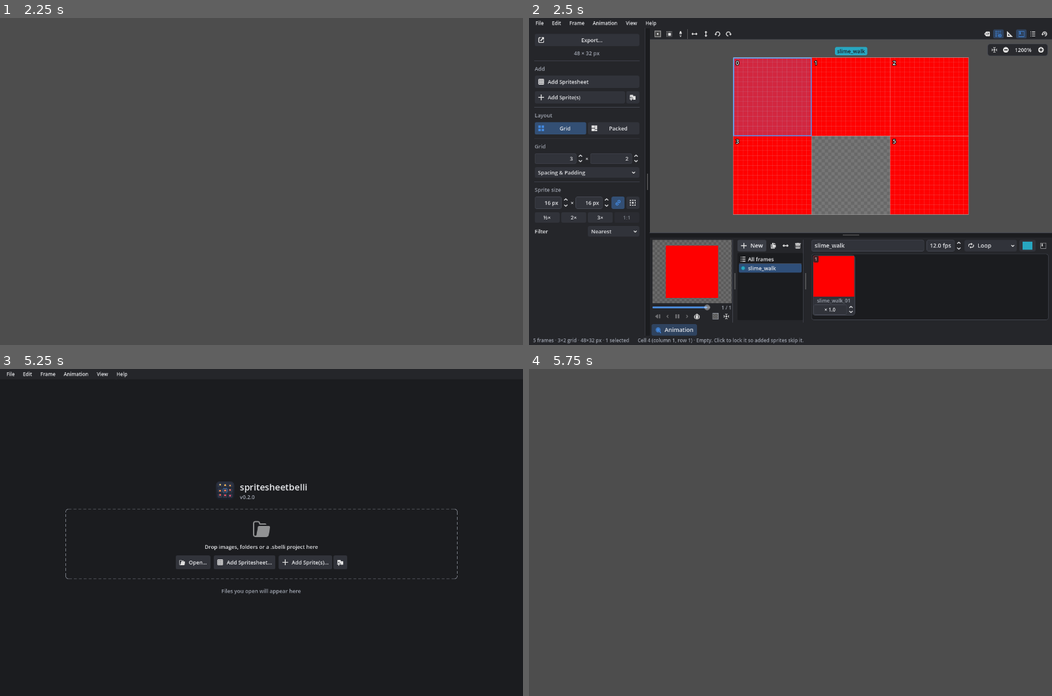
Above: before the commit, frames 1-4 (two rows, left to right).
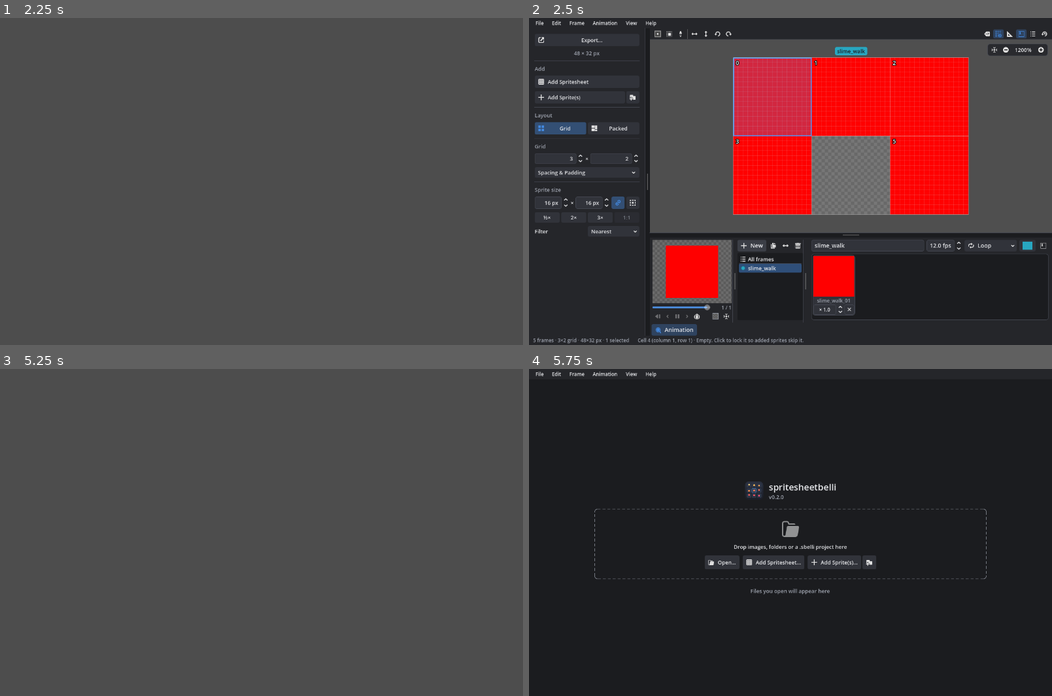
Above: after the commit, the same moments.

Repository: caleb-tognoli/spritesheetbelli
Game: Godot game, scene res://tests/test_runner.tscn
Same seed, same stepped clock (60 frames per second), same inputs: the game is played once before the commit and once after it. This scene is started directly instead of the project's main scene.
Inputs (mouse positions are in pixels of both pictures, inside the frame that each line leads up to):
- Up to frame 1 (2.25 s): tap Enter (ui_accept) at 0.5 s; drag from (324, 174) to (313, 109) at 0.52 s; drag from (324, 174) to (235, 246) at 1.27 s; click "New" at 2 s
- Up to frame 2 (2.5 s): no input
- Up to frame 3 (5.25 s): click "New" at 2.75 s; tap Enter (ui_accept) at 3.5 s; move the mouse to (313, 460) at 3.52 s; hold Right (ui_right) 3.53-4.25 s; tap V (flip_v) at 3.6 s; click (313, 460) at 3.67 s; drag from (235, 597) to (104, 483) at 4.27 s; move the mouse to (418, 581) at 5.02 s; hold Left (ui_left) from 5.03 s (still down); tap K (pin_toggle) at 5.1 s; click (418, 581) at 5.17 s
- Up to frame 4 (5.75 s): keep holding Left (ui_left); tap Enter (ui_accept) at 5.27 s

Frame 1 is identical in both runs. In frame 2, less than 0.1% of the frame differs, in the area x 54-62%, y 72-91%; in frame 3, 100%, in the area x 0-100%, y 0-100%; in frame 4, 100%.

Commit message:
Timeline selection rework

Diff:
--- a/scripts/ui/app_theme.gd
+++ b/scripts/ui/app_theme.gd
@@ -315,22 +315,34 @@
 	]:
 		theme.set_stylebox("panel", entry[0], entry[1])
 		theme.set_type_variation(entry[0], "PanelContainer")
-	# Over a frame's picture: its place in the animation and the button to take it out
+	# Behind a frame's picture, so the tile's colour only frames it, however narrow it is
+	theme.set_type_variation(&"TimelineWell", "Panel")
+	theme.set_stylebox("panel", &"TimelineWell", _box(p.background, 4))
+	# The label under it, readable on the selection
+	theme.set_type_variation(&"TimelineLabelSelected", &"StatusLabel")
+	theme.set_color("font_color", &"TimelineLabelSelected", p.selected_text)
+	# How many frames are dragged, over their pictures
 	theme.set_type_variation(&"TimelineBadge", "Label")
 	theme.set_stylebox(
 		"normal", &"TimelineBadge", _box(Color(p.surface, 0.85), 3, Vector4(3, 0, 3, 0))
 	)
 	theme.set_font_size("font_size", &"TimelineBadge", 11)
 	theme.set_color("font_color", &"TimelineBadge", p.text)
+	# The button taking a frame out, beside its duration and outlined like it, since a
+	# button's own fill is the tile's
 	theme.set_type_variation(&"TimelineRemoveButton", "Button")
-	var remove_margins := Vector4(1, 1, 1, 1)
-	for state: String in ["normal", "focus", "disabled"]:
-		theme.set_stylebox(
-			state, &"TimelineRemoveButton", _box(Color(p.surface, 0.85), 3, remove_margins)
-		)
-	for state: String in ["hover", "pressed", "hover_pressed"]:
-		theme.set_stylebox(state, &"TimelineRemoveButton", _box(p.hover, 3, remove_margins))
+	for entry: Array in [
+		[["normal", "focus", "disabled"], p.raised],
+		[["hover"], p.hover],
+		[["pressed", "hover_pressed"], Color(p.accent, 0.35)],
+	]:
+		for state: String in entry[0]:
+			theme.set_stylebox(
+				state, &"TimelineRemoveButton", _box(entry[1], 4, Vector4(6, 1, 6, 1), p.border, 1)
+			)
 	theme.set_constant("icon_max_width", &"TimelineRemoveButton", 12)
+	# No room for text it doesn't have
+	theme.set_constant("h_separation", &"TimelineRemoveButton", 0)
 	# Floating panels of fields look like menus, with room around the fields
 	theme.set_stylebox(
 		"panel", "PopupPanel", _box(p.surface, 6, Vector4(12, 10, 12, 10), p.border, 1)
--- a/tests/unit/test_animation_timeline.gd
+++ b/tests/unit/test_animation_timeline.gd
@@ -66,7 +66,6 @@
 	await get_tree().process_frame
 	assert_eq(timeline.row.get_child_count(), 3, "a tile for each frame")
 	var tile := timeline.get_tile(1)
-	assert_eq(tile.badge.text, "2", "its place, from 1")
 	assert_eq(tile.duration_spin.value, 1.0)
 	assert_eq(tile.duration_spin.prefix, "×")
 	assert_ne(tile.picture.texture, null, "its picture")
@@ -126,8 +125,15 @@
 	# The × on a tile
 	await get_tree().process_frame
 	var tile := timeline.get_tile(1)
-	tile.mouse_entered.emit()
-	assert_true(tile.remove_button.visible, "shown when hovered")
+	assert_true(tile.remove_button.is_visible_in_tree(), "always shown")
+	await hover(tile.picture.get_global_rect().get_center())
+	assert_eq(tile.theme_type_variation, &"TimelineFrameHover", "lit when hovered")
+	await hover(tile.remove_button.get_global_rect().get_center())
+	assert_eq(tile.theme_type_variation, &"TimelineFrameHover", "and over the ×")
+	await hover(tile.duration_spin.get_global_rect().get_center())
+	assert_eq(tile.theme_type_variation, &"TimelineFrameHover", "or the duration")
+	await hover(Vector2(-10, -10))
+	assert_eq(tile.theme_type_variation, &"TimelineFrame", "not once the mouse leaves")
 	tile.remove_button.pressed.emit()
 	assert_eq(animation().cells, cells([0, 2]))
 
@@ -192,6 +198,8 @@
 	assert_eq(timeline.get_selected(), [0, 2] as Array[int], "Ctrl takes one out")
 	assert_true(timeline.get_tile(2).selected)
 	assert_eq(timeline.get_tile(2).theme_type_variation, &"TimelineFrameSelected")
+	assert_eq(timeline.get_tile(2).label.theme_type_variation, &"TimelineLabelSelected")
+	assert_eq(timeline.get_tile(1).label.theme_type_variation, &"StatusLabel")
 	# Pressing a picked frame keeps the others for dragging, until released
 	click(0, 0, true)
 	assert_eq(timeline.get_selected(), [0, 2] as Array[int])
@@ -215,6 +223,15 @@
 	let_go.pressed = false
 	timeline._on_row_input(let_go)
 	assert_eq(timeline.get_selected(), [1, 2] as Array[int], "picked by the box")
+
+
+## Moves the mouse to [param at] in the window
+func hover(at: Vector2) -> void:
+	var motion := InputEventMouseMotion.new()
+	motion.position = at
+	motion.global_position = at
+	get_viewport().push_input(motion)
+	await get_tree().process_frame
 
 
 ## Clicks the tile at [param index] with [param modifiers], or only presses it with
--- a/ui/animation_preview/animation_timeline.gd
+++ b/ui/animation_preview/animation_timeline.gd
@@ -1,7 +1,7 @@
 class_name AnimationTimeline
 extends PanelContainer
 ## An animation's frames in playing order, left to right, as [TimelineTile]s: each with
-## its picture, its place in the animation, a short label and how long it's shown. Frames
+## its picture, a short label and how long it's shown. Frames
 ## are dragged to reorder them (Alt+drag copies them), taken out with × or Delete, picked
 ## by clicking (Ctrl and Shift pick more) or with a box, and added by dropping frames of
 ## the sheet on it, see [method frames_drag_data]. Changes aren't made here but sent with
--- a/ui/animation_preview/timeline_tile.gd
+++ b/ui/animation_preview/timeline_tile.gd
@@ -1,31 +1,29 @@
 class_name TimelineTile
 extends PanelContainer
-## A frame in an [AnimationTimeline]: its picture with its place in the animation on a
-## badge and a button to take it out, a short label, and how long it's shown.
+## A frame in an [AnimationTimeline]: its picture, a short label, how long it's shown and
+## a button to take it out.
 
 signal remove_pressed
 signal duration_changed(duration: float)
 
 const REMOVE_ICON := preload("res://assets/icons/Close.svg")
-## The narrowest a tile gets, so its duration field fits
+## The narrowest a tile gets, so its duration field and remove button fit
 const MIN_WIDTH := 58
 
 ## Where the frame is in the animation, from 0
 var index := 0
 var picture := TextureRect.new()
-## The place in the animation, from 1, over the picture's top-left corner
-var badge := Label.new()
-## Takes the frame out, over the picture's top-right corner while hovered or selected
-var remove_button := Button.new()
 var label := Label.new()
 var duration_spin := SpinBox.new()
+## Takes the frame out, right of its duration
+var remove_button := Button.new()
 var selected := false:
 	set = set_selected
 
 ## The full label, before it's shortened to fit
 var _text := ""
 var _hovered := false
-## Holds the picture and what's over it
+## Holds the picture over its well
 var _frame := Control.new()
 
 
@@ -38,24 +36,17 @@
 
 	_frame.mouse_filter = Control.MOUSE_FILTER_IGNORE
 	box.add_child(_frame)
+	var well := Panel.new()
+	well.theme_type_variation = &"TimelineWell"
+	well.mouse_filter = Control.MOUSE_FILTER_IGNORE
+	well.set_anchors_and_offsets_preset(Control.PRESET_FULL_RECT)
+	_frame.add_child(well)
 	picture.expand_mode = TextureRect.EXPAND_IGNORE_SIZE
 	picture.stretch_mode = TextureRect.STRETCH_KEEP_ASPECT_CENTERED
 	picture.texture_filter = CanvasItem.TEXTURE_FILTER_NEAREST
 	picture.mouse_filter = Control.MOUSE_FILTER_IGNORE
 	picture.set_anchors_and_offsets_preset(Control.PRESET_FULL_RECT)
 	_frame.add_child(picture)
-	badge.theme_type_variation = &"TimelineBadge"
-	badge.mouse_filter = Control.MOUSE_FILTER_IGNORE
-	_frame.add_child(badge)
-	remove_button.icon = REMOVE_ICON
-	remove_button.theme_type_variation = &"TimelineRemoveButton"
-	remove_button.focus_mode = Control.FOCUS_NONE
-	remove_button.tooltip_text = "Take the frame out"
-	remove_button.set_anchors_and_offsets_preset(Control.PRESET_TOP_RIGHT)
-	remove_button.grow_horizontal = Control.GROW_DIRECTION_BEGIN
-	remove_button.visible = false
-	remove_button.pressed.connect(remove_pressed.emit)
-	_frame.add_child(remove_button)
 
 	label.theme_type_variation = &"StatusLabel"
 	# Names of frames, or text translated where it's made
@@ -77,10 +68,23 @@
 	duration_spin.tooltip_text = "How long it's shown: 2 is twice as long as a frame"
 	duration_spin.get_line_edit().theme_type_variation = &"TimelineDurationEdit"
 	duration_spin.value_changed.connect(duration_changed.emit)
-	box.add_child(duration_spin)
+	duration_spin.size_flags_horizontal = Control.SIZE_EXPAND_FILL
+	var controls := HBoxContainer.new()
+	controls.add_theme_constant_override("separation", 2)
+	controls.mouse_filter = Control.MOUSE_FILTER_IGNORE
+	controls.add_child(duration_spin)
+	remove_button.icon = REMOVE_ICON
+	remove_button.theme_type_variation = &"TimelineRemoveButton"
+	remove_button.focus_mode = Control.FOCUS_NONE
+	remove_button.tooltip_text = "Take the frame out"
+	remove_button.pressed.connect(remove_pressed.emit)
+	controls.add_child(remove_button)
+	box.add_child(controls)
 
-	mouse_entered.connect(_set_hovered.bind(true))
-	mouse_exited.connect(_set_hovered.bind(false))
+	# Its fields stop the mouse, which counts as leaving the tile, so they're asked too
+	for target: Control in [self, remove_button, duration_spin, duration_spin.get_line_edit()]:
+		target.mouse_entered.connect(_update_hovered, CONNECT_DEFERRED)
+		target.mouse_exited.connect(_update_hovered, CONNECT_DEFERRED)
 
 
 func _ready() -> void:
@@ -94,7 +98,6 @@
 ) -> void:
 	index = frame_index
 	picture.texture = texture
-	badge.text = str(frame_index + 1)
 	_text = text
 	_fit_label()
 	tooltip_text = tooltip
@@ -102,7 +105,7 @@
 
 
 ## Makes the picture [param side] pixels square, and the tile at least as wide as its
-## duration field
+## duration field and remove button
 func set_picture_size(side: int) -> void:
 	_frame.custom_minimum_size = Vector2(maxi(side, MIN_WIDTH), side)
 
@@ -121,9 +124,15 @@
 	return label.text
 
 
-func _set_hovered(hovered: bool) -> void:
-	_hovered = hovered
-	_update_look()
+## Hovered while the mouse is over the tile or anything in it
+func _update_hovered() -> void:
+	if not is_inside_tree():
+		return
+	var over := get_viewport().gui_get_hovered_control()
+	var hovered := over != null and (over == self or is_ancestor_of(over))
+	if hovered != _hovered:
+		_hovered = hovered
+		_update_look()
 
 
 func _update_look() -> void:
@@ -131,7 +140,7 @@
 		theme_type_variation = &"TimelineFrameSelected"
 	else:
 		theme_type_variation = &"TimelineFrameHover" if _hovered else &"TimelineFrame"
-	remove_button.visible = _hovered or selected
+	label.theme_type_variation = &"TimelineLabelSelected" if selected else &"StatusLabel"
 
 
 ## Shortens the label at its end to fit the tile
Not shown, changed: translations/spritesheetbelli.pot
